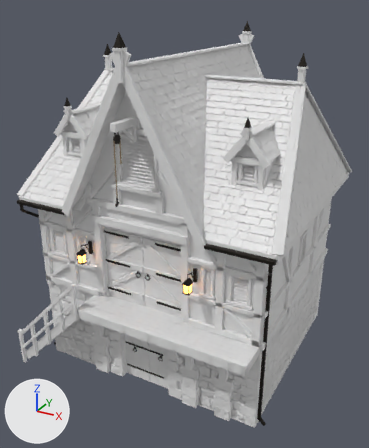
The FBX model GameClient/ArtSource/Silverbrook/Granary/SilverbrookGranary.fbx, before and after one commit.
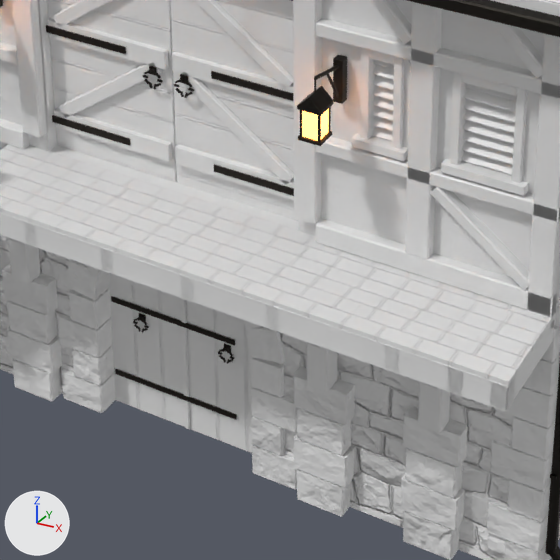
Old and new are each drawn whole from a 50 mm lens placed at (6.76, -12.69, 10.35), pointed at (-0.03, -0.36, 4.19) and again close up on the part from 25% to 71% of the width and 56% to 94% of the height. Every picture has the same lights, and +X, +Y and +Z are marked at lower left. The first two pictures are the older version. Vertices at exactly the same position are counted once.

Objects in the first close-up: 'SM_SBGranary_Details', 'SM_SBGranary_Masonry', 'SM_SBGranary_Plaster', 'SM_SBGranary_Timber'.
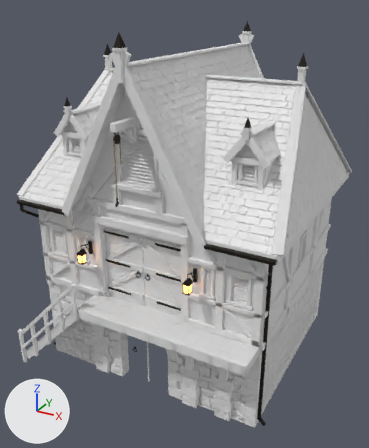
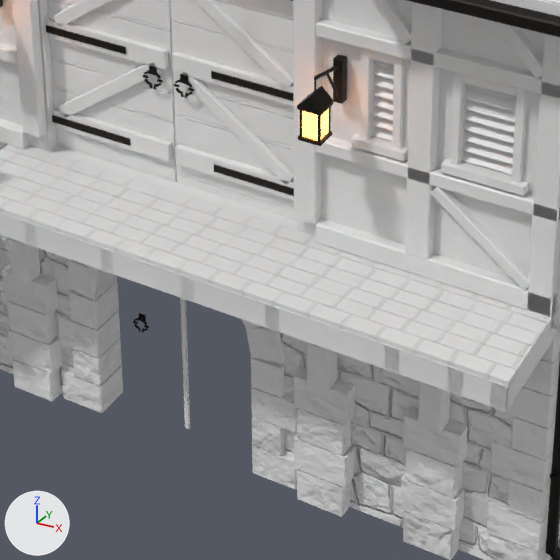
Edits to the bpy script that builds the scene:
```text
Change me_sm_sbgranary_details:
    used by ob_sm_sbgranary_details; location = (0.0, 0.0, 0.0)
    remove me_sm_sbgranary_details.from_pydata(...)  # 1496 vertices, 997 faces; spans x -3.71..3.79, y -3.78..3.79, z 0.0..9.74
    add me_sm_sbgranary_details.from_pydata(...)  # 1330 vertices, 886 faces; spans x -3.71..3.79, y -3.78..3.79, z 0.01..9.74
    me_sm_sbgranary_details part 1: 14 loose pieces with 166 vertices, spanning x -0.76..0.84, y -2.7..-2.58, z 0.0..2.05, are deleted
```

Pixel boxes (x1, y1, x2, y2) of what changed, in the close-ups (560 x 560 px):
part 1 of me_sm_sbgranary_details, deleted: before (108, 273, 252, 453)
